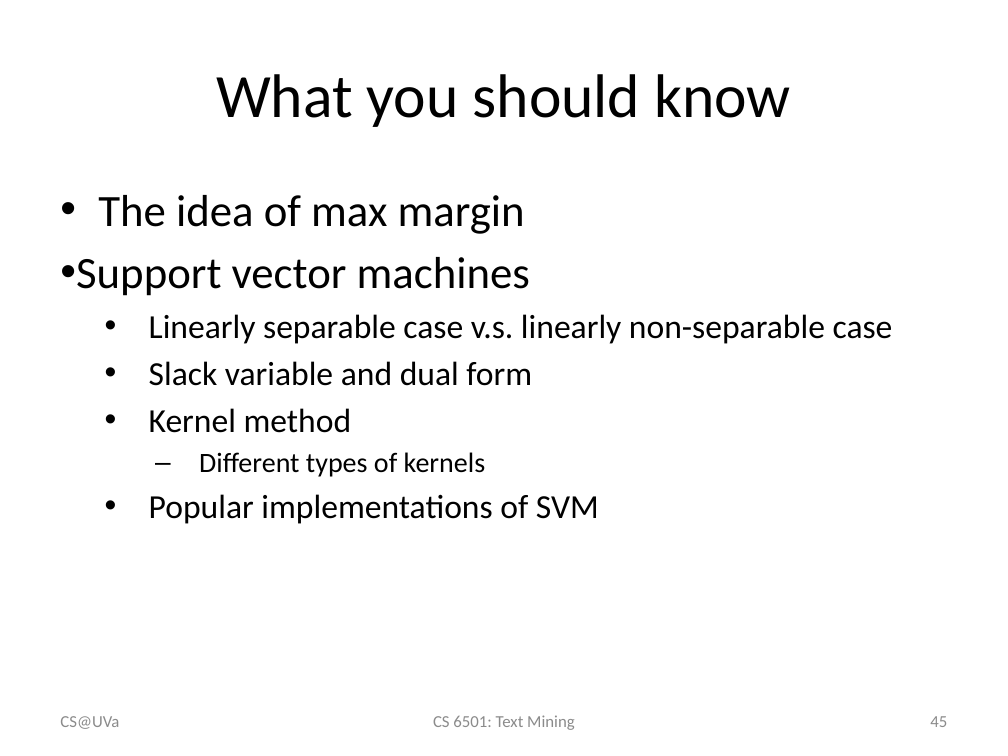
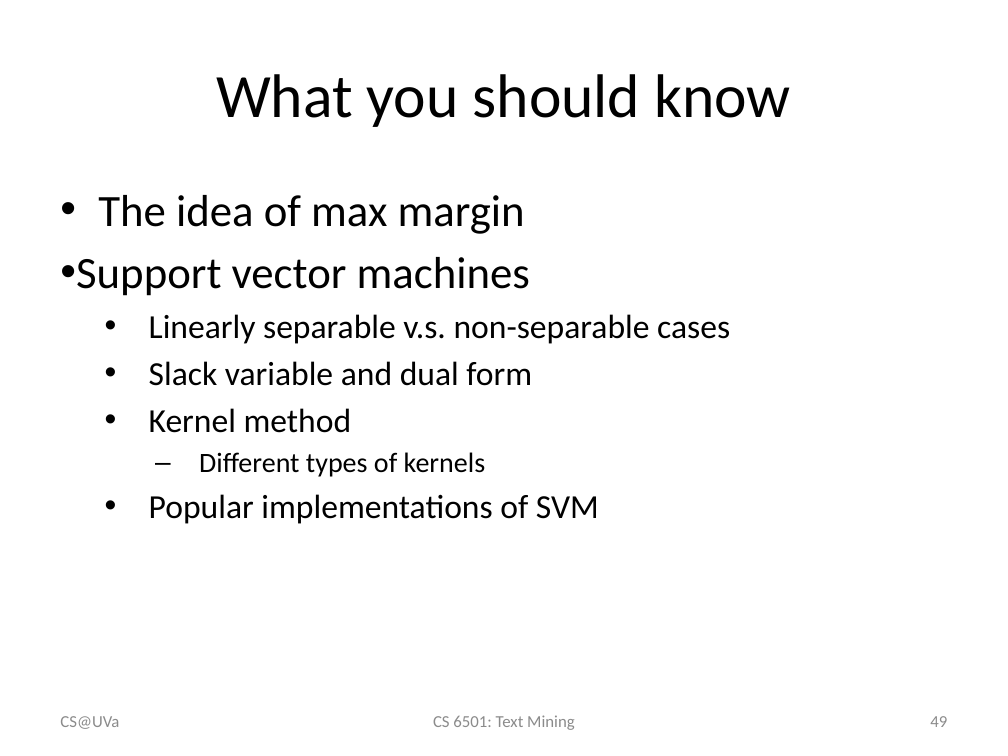
Before and after one commit to wang296/CS6501-Text-Mining, a slide deck: slide 49 of docs/svm.pptx (slide 45 before the commit). Drawn at 1008x756 pixels with LibreOffice and Linux fonts; fonts in the diff are those of the drawing. Boxes give left, top, right and bottom in pixels: in the first picture for what was removed or moved away, otherwise in the second. Text is boxed around its words. In the diff, an @@ line names an element or a change of style, - is before the commit and + after.

```diff
--- a/docs/svm.pptx
+++ b/docs/svm.pptx
@@ text at box(149, 314, 730, 344): text changed @@
-    • Linearly separable case v.s. linearly non-separable case
+    • Linearly separable v.s. non-separable cases
@@ page number at box(930, 716, 947, 727): text changed @@
-45
+49
```
Also in this commit, not shown: 8 other slides changed, 4 slides added, 7 other files.
